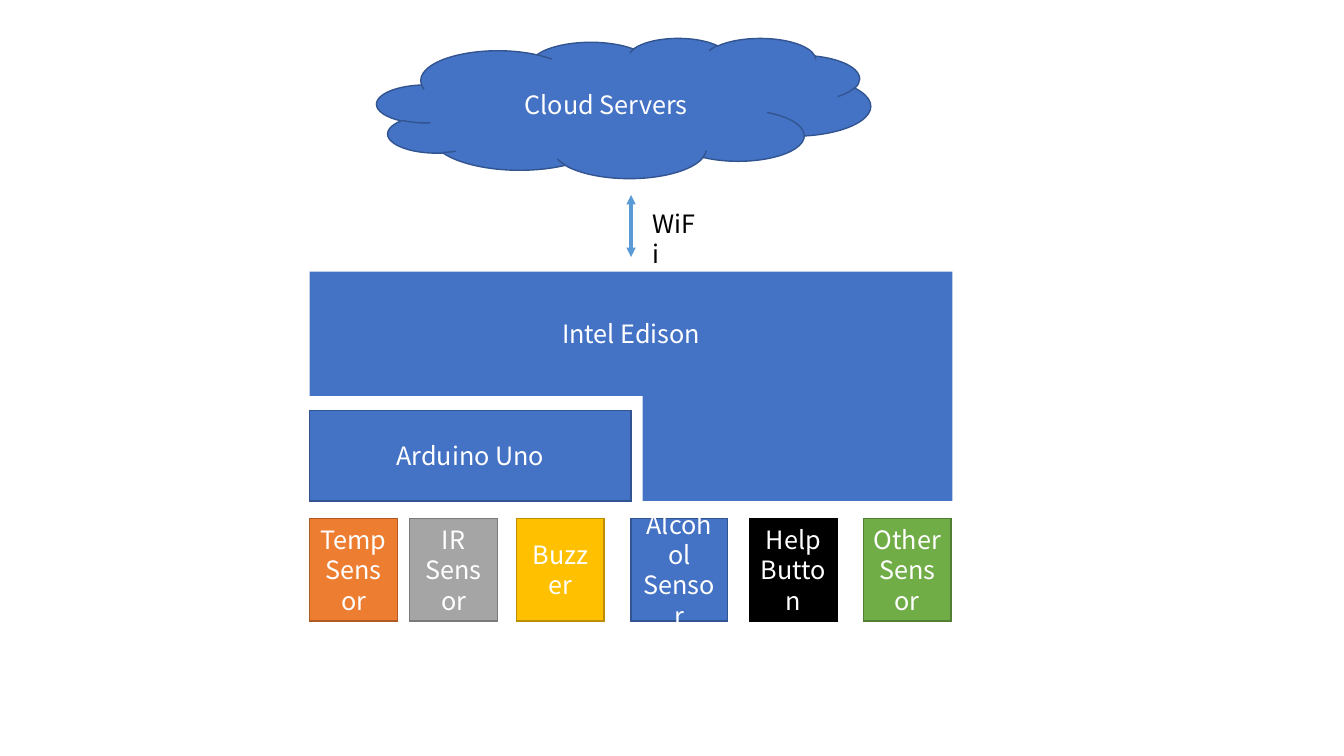
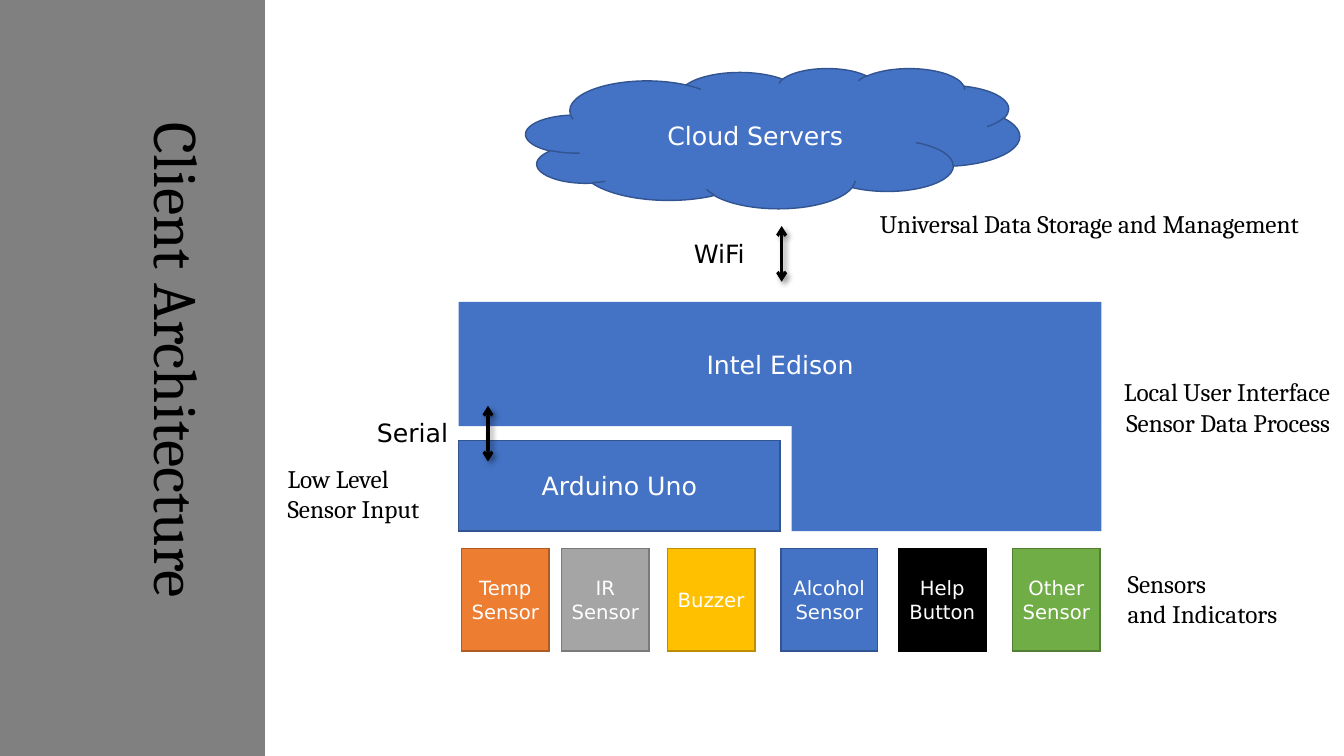
Before and after one commit to maverick117/hackathon2016, a slide deck: slide 9 of Smart Distributed waste management system.pptx (slide 11 before the commit). Drawn at 1344x756 pixels with LibreOffice and Linux fonts; fonts in the diff are those of the drawing. Boxes give left, top, right and bottom in pixels: in the first picture for what was removed or moved away, otherwise in the second. Text is boxed around its words. In the diff, an @@ line names an element or a change of style, - is before the commit and + after.

Commit message:
Finished pptx

```diff
--- a/Smart Distributed waste management system.pptx
+++ b/Smart Distributed waste management system.pptx
@@ rectangle added at (0,0,267,756), fill #808080, outline #FFFFFF 1.5 pt @@
@@ text added at (139,137,219,589), 44 pt, text #000000 @@
+Client Architecture
@@ double arrow removed from (631, 195) to (631, 257) @@
@@ text "WiFi": place and size @@
-text "WiFi" at (643,204,711,244)
+text "WiFi" at (694,244,745,263)
@@ double arrow added from (781, 226) to (781, 282), #000000 2.25 pt @@
@@ text added at (880,215,1299,239), 18 pt, text #000000 @@
+Universal Data Storage and Management
@@ text added at (1124,383,1330,433), 18 pt, text #000000 @@
+Local User Interface
+Sensor Data Process
@@ double arrow added from (488, 406) to (488, 462), #000000 2.25 pt @@
@@ text added at (377,423,448,443), 18 pt, text #000000 @@
+Serial
@@ font Noto Sans CJK SC to DejaVu Sans in 4 elements at (694,244,745,263), (459,301,1102,425), (526,69,1020,209), (459,441,780,531) @@
@@ 9 rectangles, 1 cloud: place and size @@
-9 rectangles, 1 cloud at (310,38,953,620)
+9 rectangles, 1 cloud at (459,69,1102,650)
@@ text added at (288,470,420,524), 18 pt, text #000000 @@
+Low Level
+Sensor Input
@@ size 18 to 14 pt, font Noto Sans CJK SC to DejaVu Sans in 6 elements at (1012,548,1100,650), (898,548,986,650), (781,548,878,650), (562,548,649,650), (667,548,755,650), (462,548,549,650) @@
@@ text added at (1128,576,1277,624), 18 pt, text #000000 @@
+Sensors
+and Indicators
```
Also in this commit, not shown: 3 other slides changed, 7 slides added, 7 slides removed.
